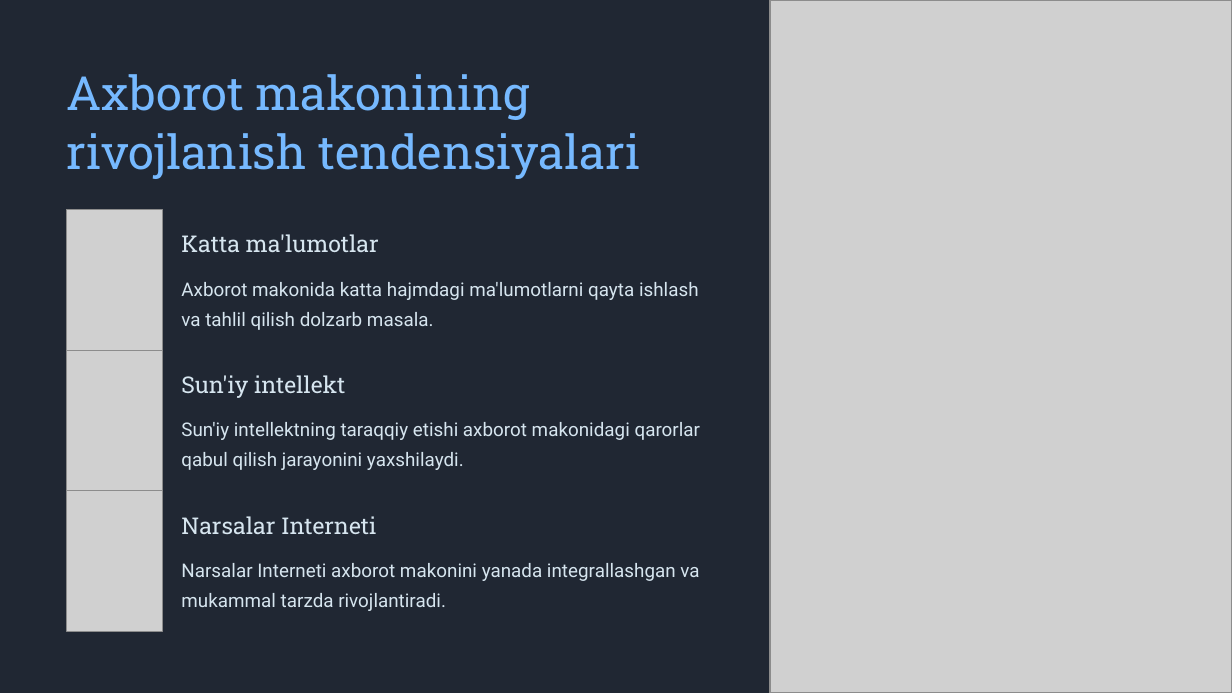
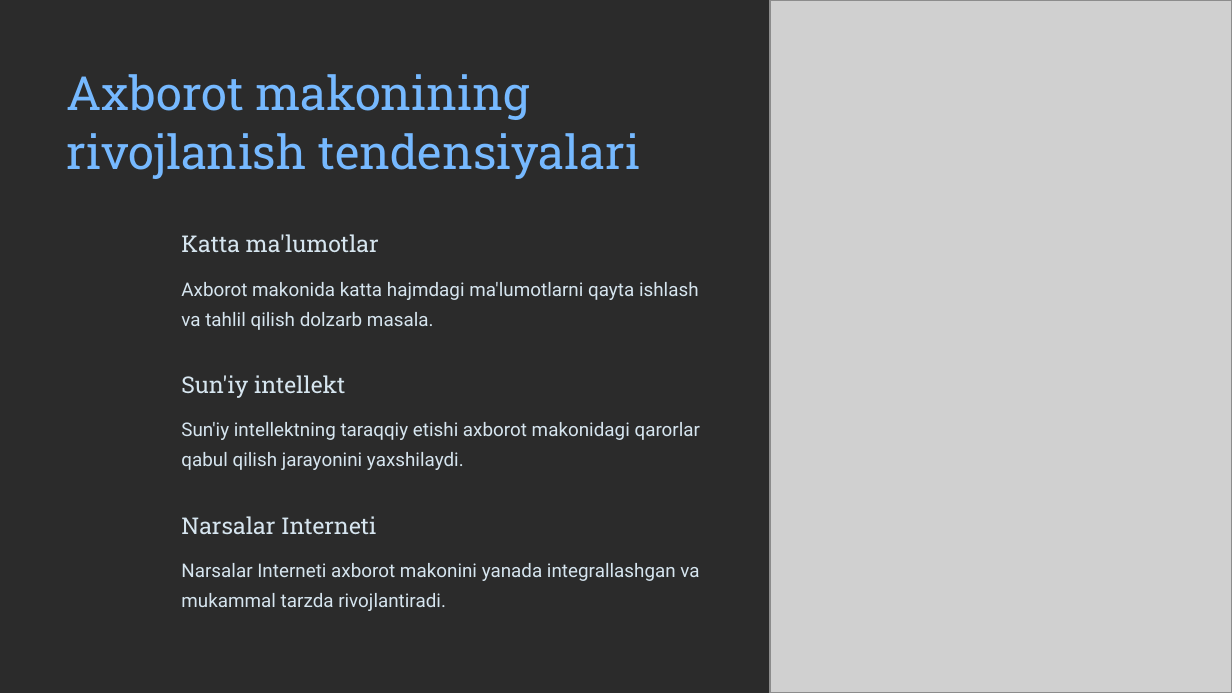
Before and after one commit to qarshiyevnodir-stack/student_helper_bot, a slide deck: slide 6 of templates/shablonlar/gamma2.pptx. Drawn at 1232x693 pixels with LibreOffice and Linux fonts; fonts in the diff are those of the drawing; grey boxes stand for pictures; background and template pictures are left out; a plain dark background stands for a picture behind light text. Boxes give left, top, right and bottom in pixels: in the first picture for what was removed or moved away, otherwise in the second. Text is boxed around its words. In the diff, an @@ line names an element or a change of style, - is before the commit and + after.

Commit message:
Fix: yangi Stil_gamma2 shablon o'rnatildi; duplicate_slide_with_rels ishlatiladi — background va rasmlar to'g'ri nusxalanadi

```diff
--- a/templates/shablonlar/gamma2.pptx
+++ b/templates/shablonlar/gamma2.pptx
@@ background #202733 to picture (left out) @@
@@ picture removed at (x1=67, y1=209, x2=163, y2=350) @@
@@ picture removed at (x1=67, y1=350, x2=163, y2=490) @@
@@ picture removed at (x1=67, y1=490, x2=163, y2=631) @@
```
Also in this commit, not shown: 4 other slides changed, 1 other file.
